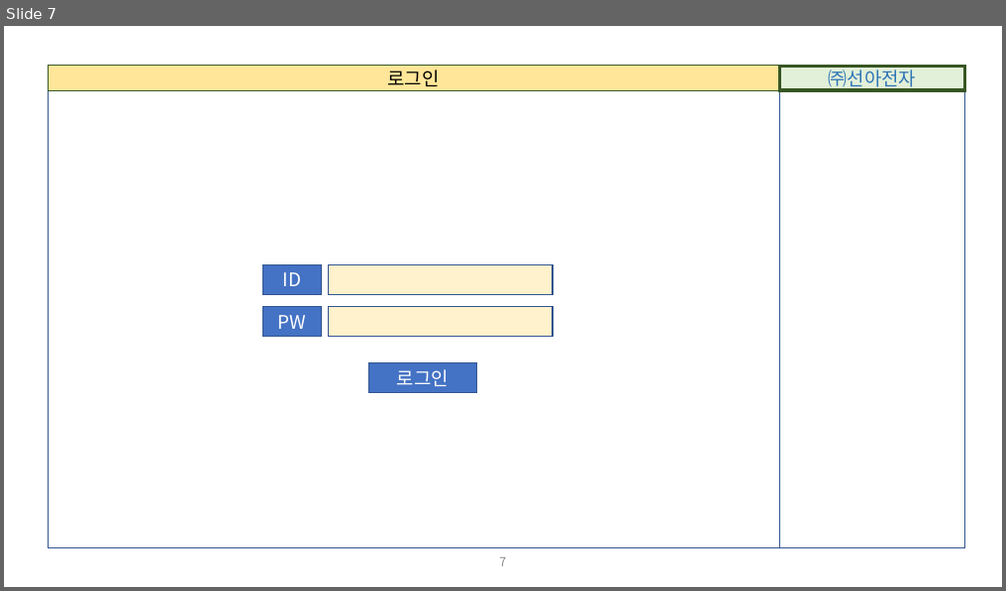
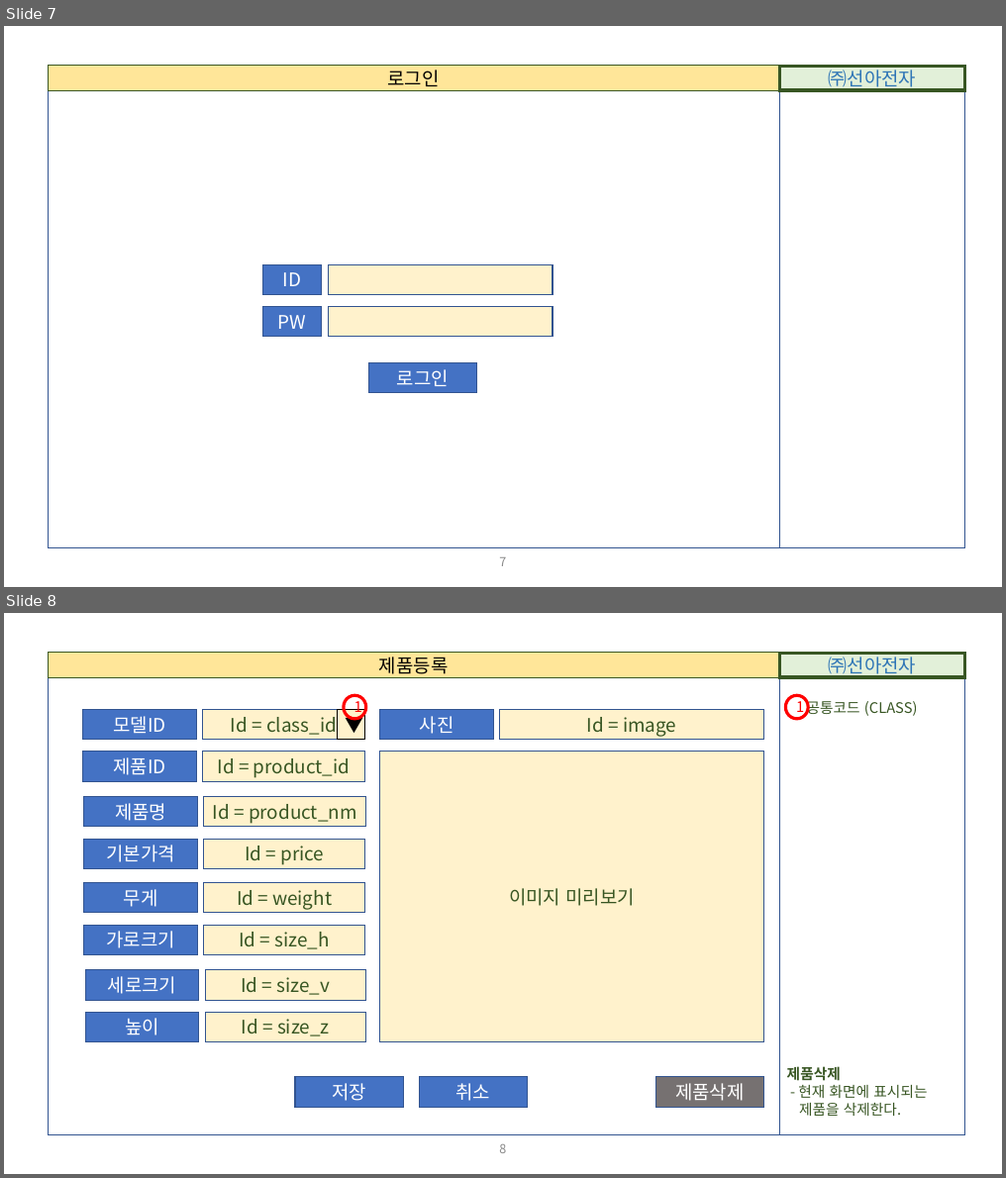
Before and after one commit to Charves-dev/ESupply, a slide deck: 설계/01. 화면정의서/ESupply_화면정의서.pptx. Shown one above the other, each under a label of ours: slide 7 before the commit, slides 7 and 8 after it. The pictures are 1006x591 and 1006x1178 pixels, drawn with LibreOffice and Linux fonts; fonts in the diff are those of the drawing. Boxes give left, top, right and bottom in pixels: in the first picture for what was removed or moved away, otherwise in the second. Text is boxed around its words. In the diff, an @@ line names an element or a change of style, - is before the commit and + after.

Commit message:
상품등록_설계중 반영

```diff
--- a/설계/01. 화면정의서/ESupply_화면정의서.pptx
+++ b/설계/01. 화면정의서/ESupply_화면정의서.pptx
@@ slide 8 added at (x1=4, y1=613, x2=1002, y2=1174), background #FFFFFF @@
@@ rectangle added at (x1=48, y1=653, x2=779, y2=677), fill #FFE699, outline #385723 1 pt, 18 pt, text #000000 @@
+제품등록
@@ rectangle added at (x1=779, y1=653, x2=965, y2=677), fill #E2F0D9, outline #385723 3 pt, 18 pt, text #2E75B6 @@
+㈜선아전자
@@ rectangle added at (x1=48, y1=677, x2=779, y2=1135), outline #325491 1 pt @@
@@ ellipse added at (x1=344, y1=695, x2=366, y2=719), outline #FF0000 3 pt, 14 pt, text #FF0000 @@
+1
@@ rectangle added at (x1=779, y1=677, x2=965, y2=1135), outline #325491 1 pt, 14 pt, text #385723 @@
+공통코드 (CLASS)
+제품삭제
+- 현재 화면에 표시되는
+제품을 삭제한다.
@@ ellipse added at (x1=785, y1=695, x2=808, y2=719), outline #FF0000 3 pt, 14 pt, text #FF0000 @@
+1
@@ rectangle added at (x1=82, y1=710, x2=196, y2=740), fill #4472C4, outline #325491 1 pt, 18 pt, text #FFFFFF @@
+모델ID
@@ rectangle added at (x1=202, y1=710, x2=364, y2=740), fill #FFF2CC, outline #325491 1 pt, 18 pt, text #385723 @@
+Id = class_id
@@ rectangle added at (x1=338, y1=710, x2=364, y2=739), outline #000000 0.75 pt, 18 pt, text #000000 @@
+▼
@@ rectangle added at (x1=380, y1=710, x2=494, y2=740), fill #4472C4, outline #325491 1 pt, 18 pt, text #FFFFFF @@
+사진
@@ rectangle added at (x1=500, y1=710, x2=764, y2=740), fill #FFF2CC, outline #325491 1 pt, 18 pt, text #385723 @@
+Id = image
@@ rectangle added at (x1=82, y1=752, x2=196, y2=781), fill #4472C4, outline #325491 1 pt, 18 pt, text #FFFFFF @@
+제품ID
@@ rectangle added at (x1=202, y1=752, x2=364, y2=781), fill #FFF2CC, outline #325491 1 pt, 18 pt, text #385723 @@
+Id = product_id
@@ rectangle added at (x1=380, y1=752, x2=764, y2=1042), fill #FFF2CC, outline #325491 1 pt, 18 pt, text #385723 @@
+이미지 미리보기
@@ rectangle added at (x1=84, y1=797, x2=198, y2=827), fill #4472C4, outline #325491 1 pt, 18 pt, text #FFFFFF @@
+제품명
@@ rectangle added at (x1=204, y1=797, x2=366, y2=827), fill #FFF2CC, outline #325491 1 pt, 18 pt, text #385723 @@
+Id = product_nm
@@ rectangle added at (x1=84, y1=839, x2=198, y2=869), fill #4472C4, outline #325491 1 pt, 18 pt, text #FFFFFF @@
+기본가격
@@ rectangle added at (x1=204, y1=839, x2=364, y2=869), fill #FFF2CC, outline #325491 1 pt, 18 pt, text #385723 @@
+Id = price
@@ rectangle added at (x1=84, y1=883, x2=198, y2=913), fill #4472C4, outline #325491 1 pt, 18 pt, text #FFFFFF @@
+무게
@@ rectangle added at (x1=204, y1=883, x2=364, y2=913), fill #FFF2CC, outline #325491 1 pt, 18 pt, text #385723 @@
+Id = weight
@@ rectangle added at (x1=84, y1=925, x2=198, y2=956), fill #4472C4, outline #325491 1 pt, 18 pt, text #FFFFFF @@
+가로크기
@@ rectangle added at (x1=204, y1=925, x2=364, y2=956), fill #FFF2CC, outline #325491 1 pt, 18 pt, text #385723 @@
+Id = size_h
@@ rectangle added at (x1=85, y1=970, x2=199, y2=1000), fill #4472C4, outline #325491 1 pt, 18 pt, text #FFFFFF @@
+세로크기
@@ rectangle added at (x1=205, y1=970, x2=366, y2=1000), fill #FFF2CC, outline #325491 1 pt, 18 pt, text #385723 @@
+Id = size_v
@@ rectangle added at (x1=85, y1=1013, x2=199, y2=1043), fill #4472C4, outline #325491 1 pt, 18 pt, text #FFFFFF @@
+높이
@@ rectangle added at (x1=205, y1=1013, x2=366, y2=1043), fill #FFF2CC, outline #325491 1 pt, 18 pt, text #385723 @@
+Id = size_z
@@ rectangle added at (x1=295, y1=1077, x2=403, y2=1107), fill #4472C4, outline #325491 1 pt, 18 pt, text #FFFFFF @@
+저장
@@ rectangle added at (x1=419, y1=1077, x2=527, y2=1107), fill #4472C4, outline #325491 1 pt, 18 pt, text #FFFFFF @@
+취소
@@ rectangle added at (x1=656, y1=1077, x2=764, y2=1107), fill #767171, outline #325491 1 pt, 18 pt, text #FFFFFF @@
+제품삭제
@@ page number added at (x1=499, y1=1145, x2=506, y2=1154), 12 pt, text #8C8C8C @@
+8
```
Also in this commit, not shown: 1 slide changed, 1 other slide added, 5 other files.
